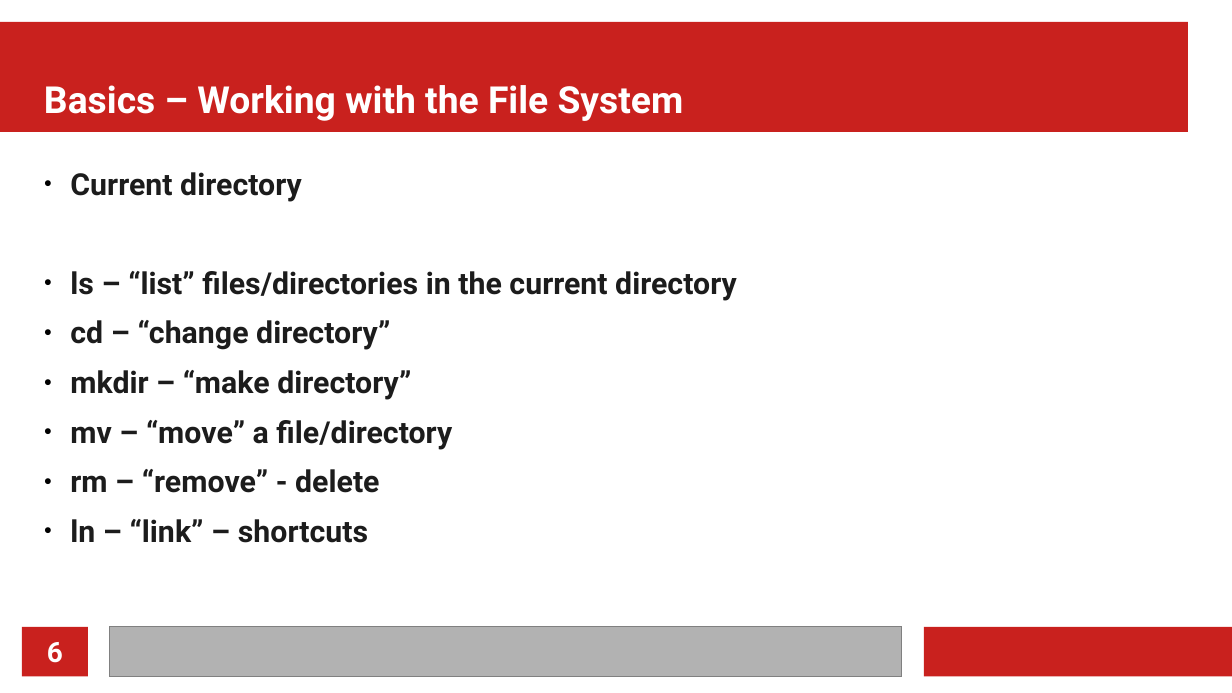
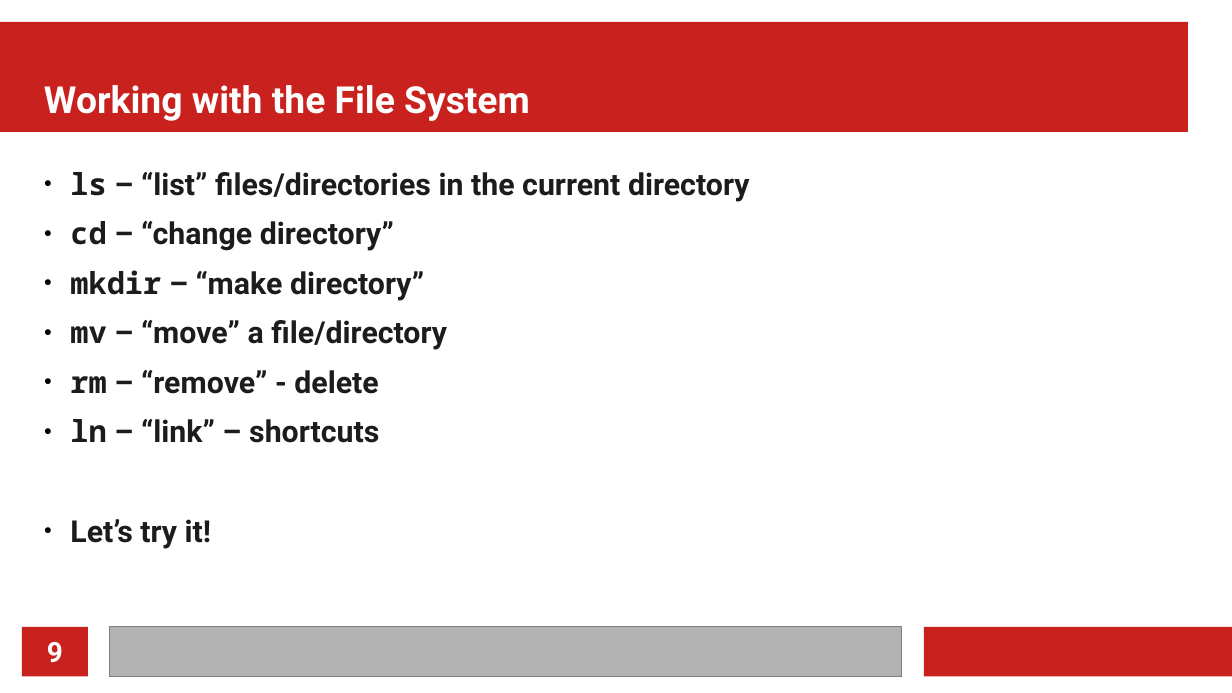
Before and after one commit to MarkusG/UCI-Slides, a slide deck: slide 9 of CLI.odp (slide 6 before the commit). Drawn at 1232x693 pixels with LibreOffice and Linux fonts; fonts in the diff are those of the drawing. Boxes give left, top, right and bottom in pixels: in the first picture for what was removed or moved away, otherwise in the second. Text is boxed around its words. In the diff, an @@ line names an element or a change of style, - is before the commit and + after.

```diff
--- a/CLI.odp
+++ b/CLI.odp
@@ title at box(44, 85, 530, 121): text changed @@
-Basics – Working with the File System
+Working with the File System
@@ text at box(70, 172, 302, 202): paragraph removed @@
-● Current directory
@@ text at box(70, 172, 750, 443): font Roboto to Noto Sans Mono in "ls", "cd", "mkdir", "mv" and 2 more places @@
@@ text at box(70, 519, 211, 549): paragraph added @@
+● Let’s try it!
@@ page number at box(47, 642, 63, 663): text changed @@
-6
+9
```
Also in this commit, not shown: 3 other slides changed, 6 slides added, 1 other file.
